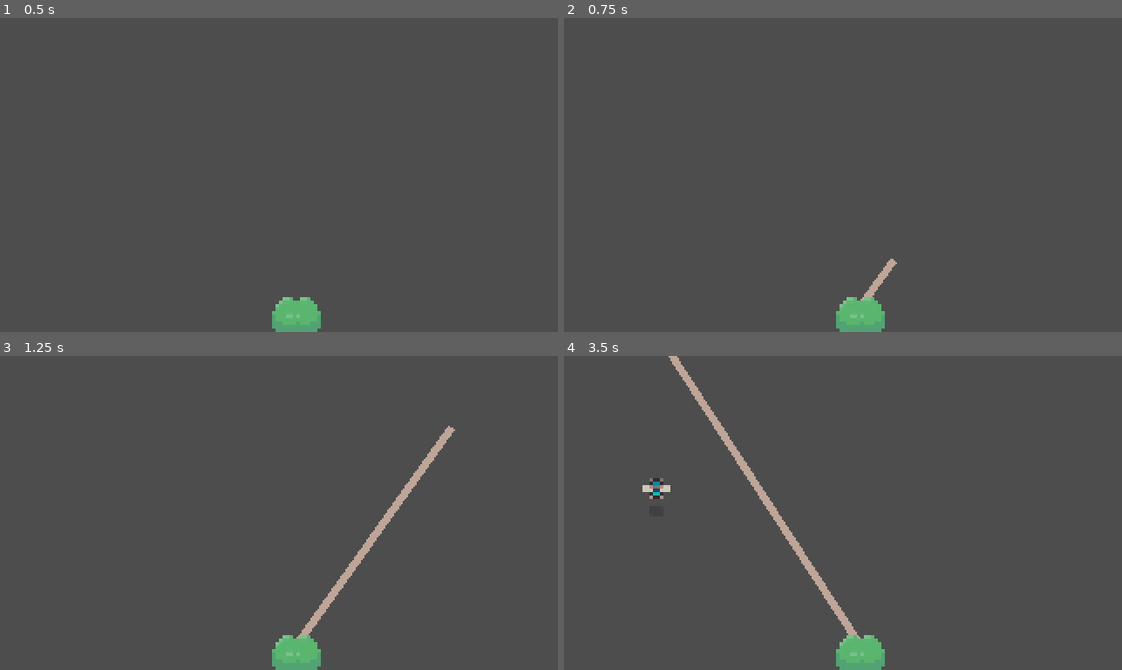
Above: before the commit, frames 1-4 (two rows, left to right).
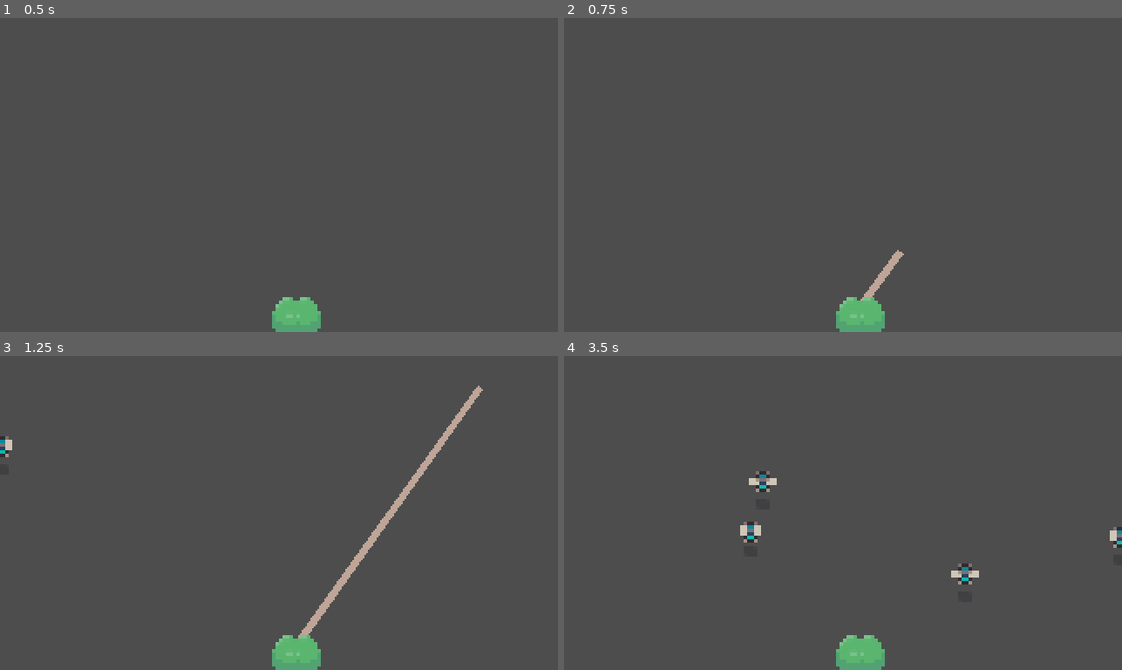
Above: after the commit, the same moments.

Repository: Harry-Pollitt/frog
Game: Godot game, scene res://scenes/main.tscn
Two runs of this game, one before a commit and one after it. Both use one fixed random seed, a clock stepped at 60 frames per second and the inputs below.
Inputs (mouse positions are in pixels of both pictures, inside the frame that each line leads up to):
- Up to frame 1 (0.5 s): no input
- Up to frame 2 (0.75 s): tap Enter at 0.5 s; move the mouse to (965, 159) at 0.52 s; press the mouse at (965, 159) at 0.53 s
- Up to frame 3 (1.25 s): no input
- Up to frame 4 (3.5 s): move the mouse to (731, 528) at 1.27 s; release the mouse at (731, 528) at 1.28 s; click (731, 528) at 1.35 s; move the mouse to (898, 443) at 2.02 s; press the mouse at (898, 443) at 2.03 s; move the mouse to (815, 575) at 2.77 s; release the mouse at (815, 575) at 2.78 s; click (815, 575) at 2.85 s

Frame 1 is identical in both runs. In frame 2, less than 0.1% of the frame differs, in the area x 55-61%, y 73-87%; in frame 3, 0.4%; in frame 4, 2.4%, in the area x 14-100%, y 0-90%.

Commit message:
working prototyle
mechanics are in a working prototype state

Diff:
--- a/scenes/Enemy.tscn
+++ b/scenes/Enemy.tscn
@@ -36,22 +36,23 @@
 }],
 "loop": true,
 "name": &"fly",
-"speed": 5.0
+"speed": 3.0
 }]
 
 [sub_resource type="CircleShape2D" id="CircleShape2D_iwav8"]
-radius = 9.0
 
 [node name="Enemy" type="CharacterBody2D"]
+motion_mode = 1
 script = ExtResource("1_55jtl")
 
 [node name="AnimatedSprite2D" type="AnimatedSprite2D" parent="."]
 scale = Vector2(2, 2)
 sprite_frames = SubResource("SpriteFrames_1vja8")
 animation = &"fly"
-frame_progress = 0.78287
+autoplay = "fly"
+frame_progress = 0.192807
 
 [node name="CollisionShape2D" type="CollisionShape2D" parent="."]
 light_mask = 2
-position = Vector2(2, -1)
+position = Vector2(2, -3)
 shape = SubResource("CircleShape2D_iwav8")
--- a/scenes/enemy.gd
+++ b/scenes/enemy.gd
@@ -2,29 +2,37 @@
 
 @onready var mouth : Vector2 = get_node("../TongueOrigin").global_position
 var caught_speed : float = 180.0
-var is_caught : bool = false
-var tween := create_tween().set_trans(Tween.TRANS_QUINT).set_ease(Tween.EASE_IN_OUT)
+@onready var is_caught : bool = false
+@onready var can_move : bool = true
+# movement
+var move_speed : int = randi_range(50,110)
+var move_direction : Vector2
+var target_position: Vector2
 
-# movement
-var move_speed : float = 10
-var move_direction : Vector2
-var wander_time : float
+func _ready() -> void:
+	pick_new_target()
 
 func got_caught():
 	print("Got Caught")
 	is_caught = true
 
-func _process(delta: float) -> void:
+func _physics_process(delta: float) -> void:
+	if can_move == true:
+		global_position = global_position.move_toward(target_position, move_speed * delta)
+		if global_position.distance_to(target_position) < 5.0:
+			target_position = pick_new_target()
+			await get_tree().create_timer(0.3).timeout
+			#pick_new_target()
 	if is_caught == true:
+		can_move = false
 		await get_tree().create_timer(0.5).timeout
-		#tween.tween_property(self, "global_position", mouth, 1)
 		global_position = global_position.move_toward(mouth, caught_speed * delta)
-	else:
-		pass
-		#random_movement()
+
 
 func consumed():
 	queue_free()
 
-func random_movement():
-	tween.tween_property(self, "global_position", Vector2(randf_range(-50, 350), randf_range(-45, 145)), 3)
+func pick_new_target():
+	target_position = Vector2(randi_range(-50, 350), randi_range(-45, 145))
+	can_move = true
+	return target_position
--- a/scenes/main.tscn
+++ b/scenes/main.tscn
@@ -72,10 +72,31 @@
 script = ExtResource("5_tbgi4")
 
 [node name="Marker2D" type="Marker2D" parent="Spawner"]
-position = Vector2(51, 78)
+position = Vector2(-24, 52)
+
+[node name="Marker2D2" type="Marker2D" parent="Spawner"]
+position = Vector2(-21, -23)
+
+[node name="Marker2D3" type="Marker2D" parent="Spawner"]
+position = Vector2(-22, 115)
+
+[node name="Marker2D4" type="Marker2D" parent="Spawner"]
+position = Vector2(105, -35)
+
+[node name="Marker2D5" type="Marker2D" parent="Spawner"]
+position = Vector2(219, -32)
+
+[node name="Marker2D6" type="Marker2D" parent="Spawner"]
+position = Vector2(328, -20)
+
+[node name="Marker2D7" type="Marker2D" parent="Spawner"]
+position = Vector2(358, 75)
+
+[node name="Marker2D8" type="Marker2D" parent="Spawner"]
+position = Vector2(358, 127)
 
 [node name="Timer" type="Timer" parent="Spawner"]
-wait_time = 3.0
+wait_time = 0.75
 autostart = true
 
 [connection signal="body_entered" from="TongueOrigin/Consume" to="TongueOrigin/Consume" method="_on_body_entered"]
--- a/scenes/tongue_body.gd
+++ b/scenes/tongue_body.gd
@@ -1,6 +1,7 @@
 extends Sprite2D
 @onready var ray_cast = $RayCast2D
-var distance : float = 160.0
+var distance : float = 190.0
+@onready var can_shoot : bool = true
 
 signal caught(caught_position, collider)
 
@@ -12,10 +13,13 @@
 	tween_rect_h.tween_property(self, "region_rect", Rect2(0,0,2, length), duration)
 
 func _input(event: InputEvent) -> void:
-	if event.is_action_pressed("shoot"):
+	if event.is_action_pressed("shoot") && can_shoot == true:
 		interpolate(await check_collision(), 1.0)
 		await get_tree().create_timer(0.5).timeout
+		can_shoot = false
 		reverse_interpolate()
+		await get_tree().create_timer(0.75).timeout
+		can_shoot = true
 
 func reverse_interpolate():
 	interpolate(0,0.75)
@@ -29,10 +33,10 @@
 		distance = (global_position - collision_point).length()
 		caught.emit(collision_point, collider)
 	else:
-		distance = 160.0
+		distance = 190.0
 	return distance
 
 
-func _on_caught(caught_position: Vector2, collider : CharacterBody2D) -> void:
+func _on_caught(_caught_position: Vector2, collider : CharacterBody2D) -> void:
 	if collider.has_method("got_caught"):
 		collider.got_caught()
